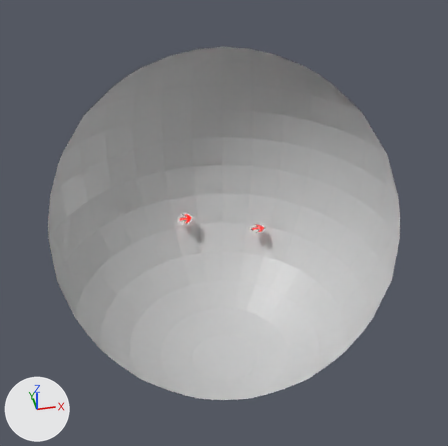
The Blender file src/scene5.blend, before and after one commit.
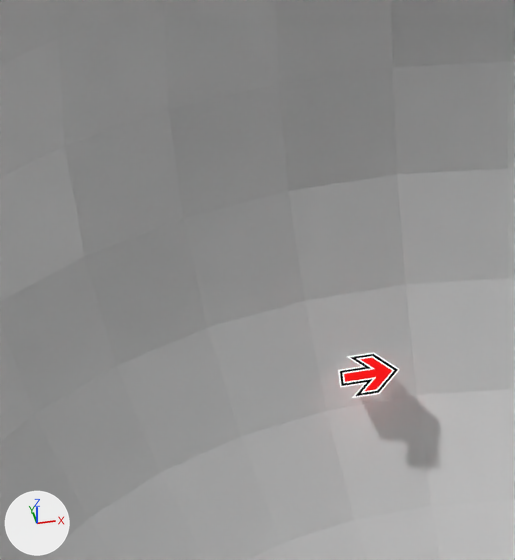
The first picture shows the older version from a camera (50 mm lens) standing at (-8.3, -39.0, 27.0) and looking at (0.0, 0.0, 0.0). The close-ups show both versions on the part from 20% to 50% of the width and 27% to 60% of the height of that picture; other places that the commit changed are outside them. Lighting does not change. The marker at lower left points along +X, +Y and +Z. Everything nearer to the camera than a plane just in front of the edit is cut away.

Before the edit, the objects in view are built like this:
```python
me_plane_001 = bpy.data.meshes.new('Plane.001')
me_plane_001.from_pydata(...)  # 4 vertices, 1 face; spans x -1.0..1.0, y -1.0..1.0, z 0.0
me_plane_001.materials.append(mat_material_003)
me_sphere = bpy.data.meshes.new('Sphere')
me_sphere.from_pydata(...)  # a UV sphere (32 segments, 16 rings, poles along z) spanning x -1.0..1.0, y -1.0..1.0, z -1.0..1.0
me_sphere.materials.append(mat_material_001)  # its picture is missing
ob_s5_2 = bpy.data.objects.new('s5_2', me_plane_001)
ob_s5_2.location = (-1.32, 12.09, -7.23)
ob_s5_2.rotation_euler = (0.184, -0.103, -0.0893)  # degrees (11, -5.9, -5.1)
ob_sphere = bpy.data.objects.new('Sphere', me_sphere)
ob_sphere.location = (0.0, 0.0, 0.0)
ob_sphere.scale = (15.0, 15.0, 15.0)
```
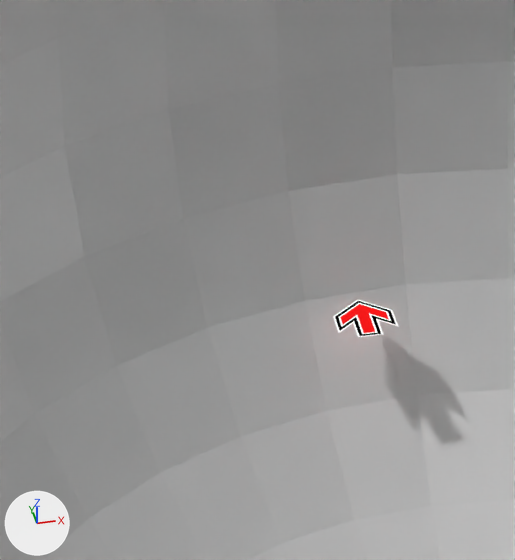
Pixel boxes [x1, y1, x2, y2] of what changed, in the close-ups (515 x 560 px):
's5_2', moved, turned
    before: [338, 352, 400, 398]
    after: [333, 300, 399, 337]

What changed in the scene script:
```text
Change ob_s5_2:
    ob_s5_2.location: (-1.32, 12.09, -7.23) -> (-1.32, 12.46, -5.76)
    ob_s5_2.rotation_euler: (0.184, -0.103, -0.0893) -> (0.0345, -0.085, 1.624)  # degrees (11, -5.9, -5.1) -> degrees (2, -4.9, 93)
```
